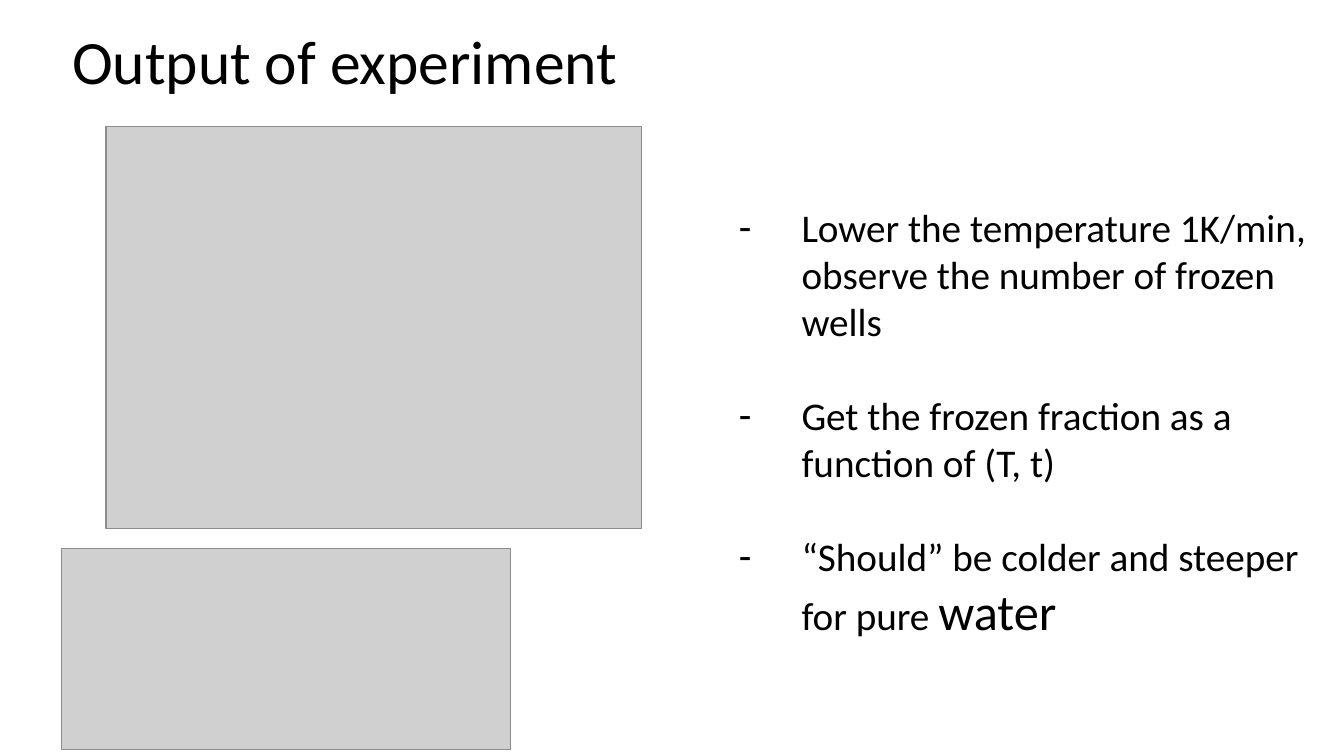
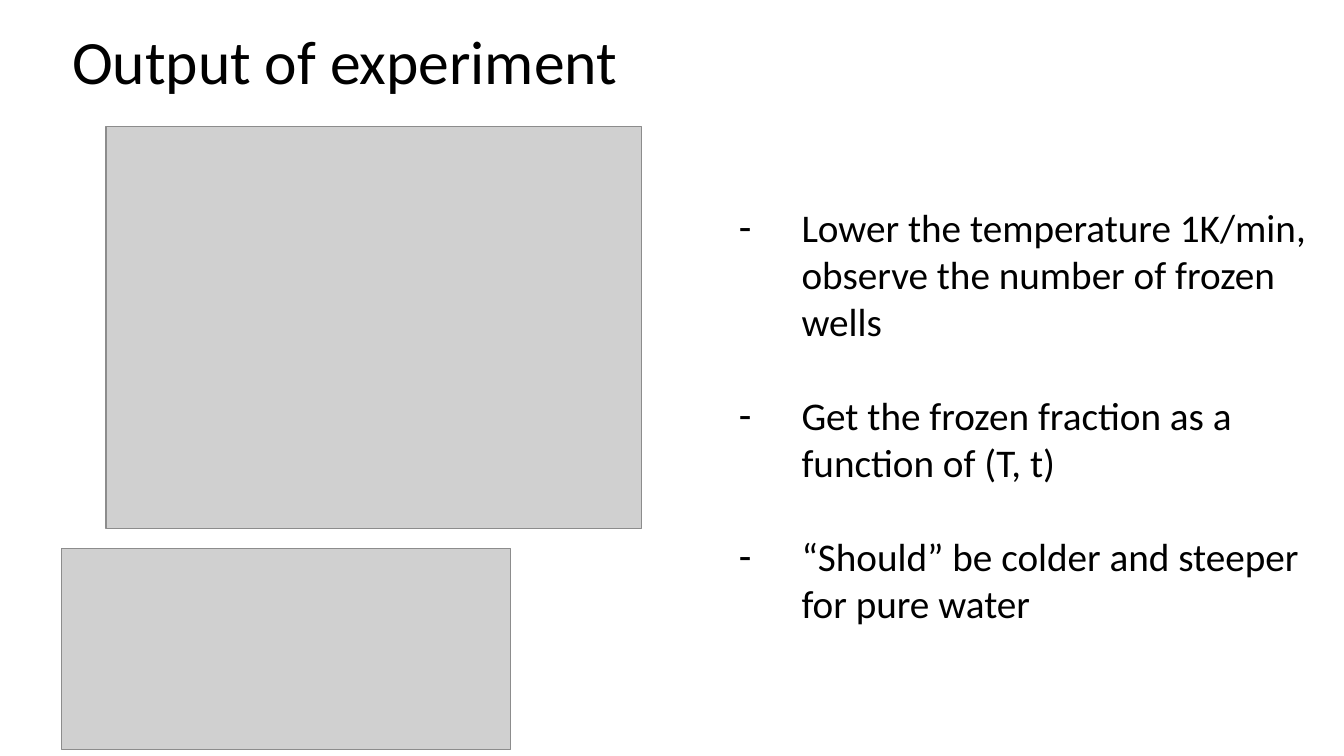
Before and after one commit to AndrewLoeppky/phys509, a slide deck: slide 7 of Atmospheric Ice Nuclei.ppt (slide 6 before the commit). Drawn at 1344x756 pixels with LibreOffice and Linux fonts; fonts in the diff are those of the drawing; grey boxes stand for pictures. Boxes give left, top, right and bottom in pixels: in the first picture for what was removed or moved away, otherwise in the second. Text is boxed around its words. In the diff, an @@ line names an element or a change of style, - is before the commit and + after.

```diff
--- a/Atmospheric Ice Nuclei.ppt
+++ b/Atmospheric Ice Nuclei.ppt
@@ text at [802,543,1298,625]: size 36 to 28 pt in "water" @@
```
Also in this commit, not shown: 4 other slides changed, 4 slides added, 1 slide removed, 7 other files.
